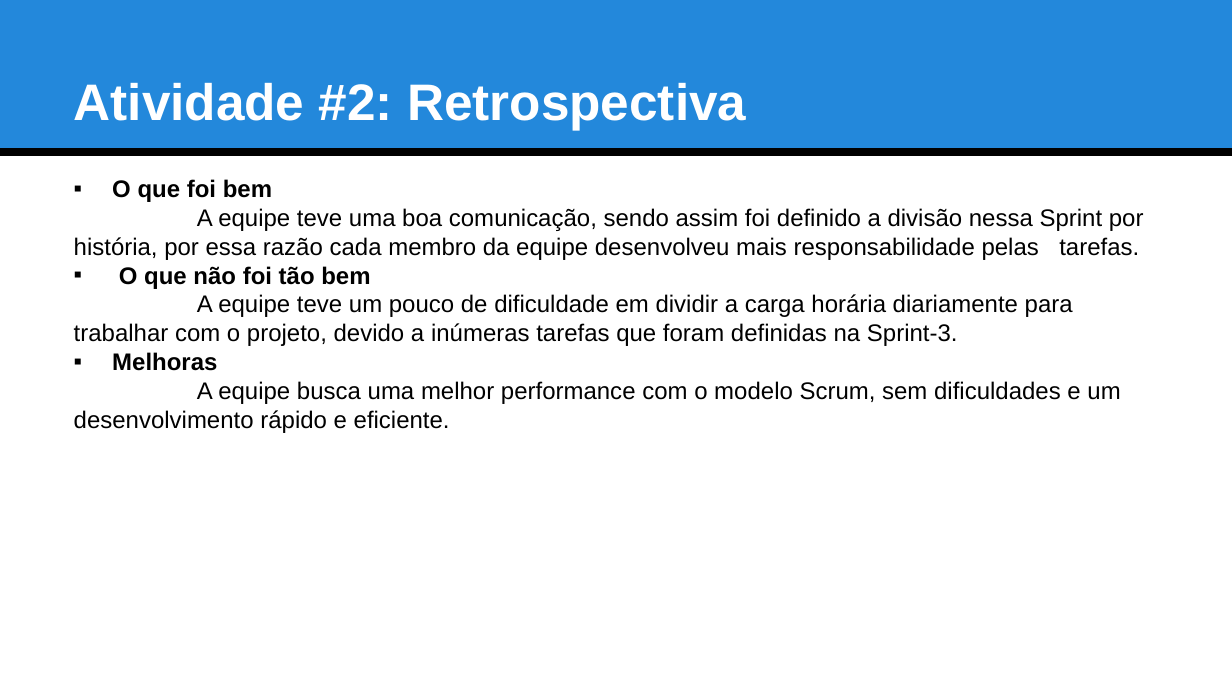
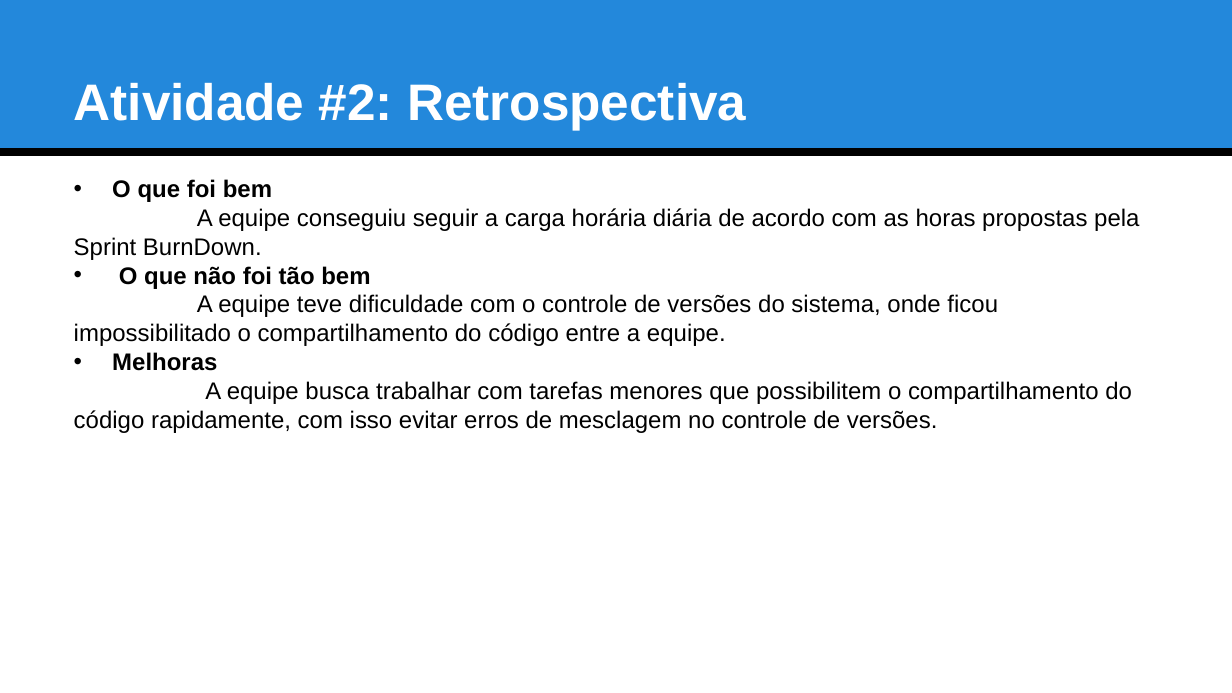
Before and after one commit to ufrpe-uast/adocao, a slide deck: slide 9 of Sprint-4/Artefatos_Sprint4.pptx (slide 6 before the commit). Drawn at 1232x693 pixels with LibreOffice and Linux fonts; fonts in the diff are those of the drawing. Boxes give left, top, right and bottom in pixels: in the first picture for what was removed or moved away, otherwise in the second. Text is boxed around its words. In the diff, an @@ line names an element or a change of style, - is before the commit and + after.

Commit message:
Atualização Sprint 4 COMPLETA

```diff
--- a/Sprint-4/Artefatos_Sprint4.pptx
+++ b/Sprint-4/Artefatos_Sprint4.pptx
@@ text at bbox=[112, 179, 370, 371]: bullet ▪ to • @@
@@ text at bbox=[74, 208, 1139, 260]: text changed @@
-A equipe teve uma boa comunicação, sendo assim foi definido a divisão nessa Sprint por história, por essa razão cada membro da equipe desenvolveu mais responsabilidade pelas tarefas.
+A equipe conseguiu seguir a carga horária diária de acordo com as horas propostas pela Sprint BurnDown.
@@ text at bbox=[74, 294, 998, 346]: text changed @@
-A equipe teve um pouco de dificuldade em dividir a carga horária diariamente para trabalhar com o projeto, devido a inúmeras tarefas que foram definidas na Sprint-3.
+A equipe teve dificuldade com o controle de versões do sistema, onde ficou impossibilitado o compartilhamento do código entre a equipe.
@@ text at bbox=[74, 381, 1132, 433]: text changed @@
-A equipe busca uma melhor performance com o modelo Scrum, sem dificuldades e um desenvolvimento rápido e eficiente.
+A equipe busca trabalhar com tarefas menores que possibilitem o compartilhamento do código rapidamente, com isso evitar erros de mesclagem no controle de versões.
```
Also in this commit, not shown: 3 other slides changed, 3 slides added, 7 other files.
